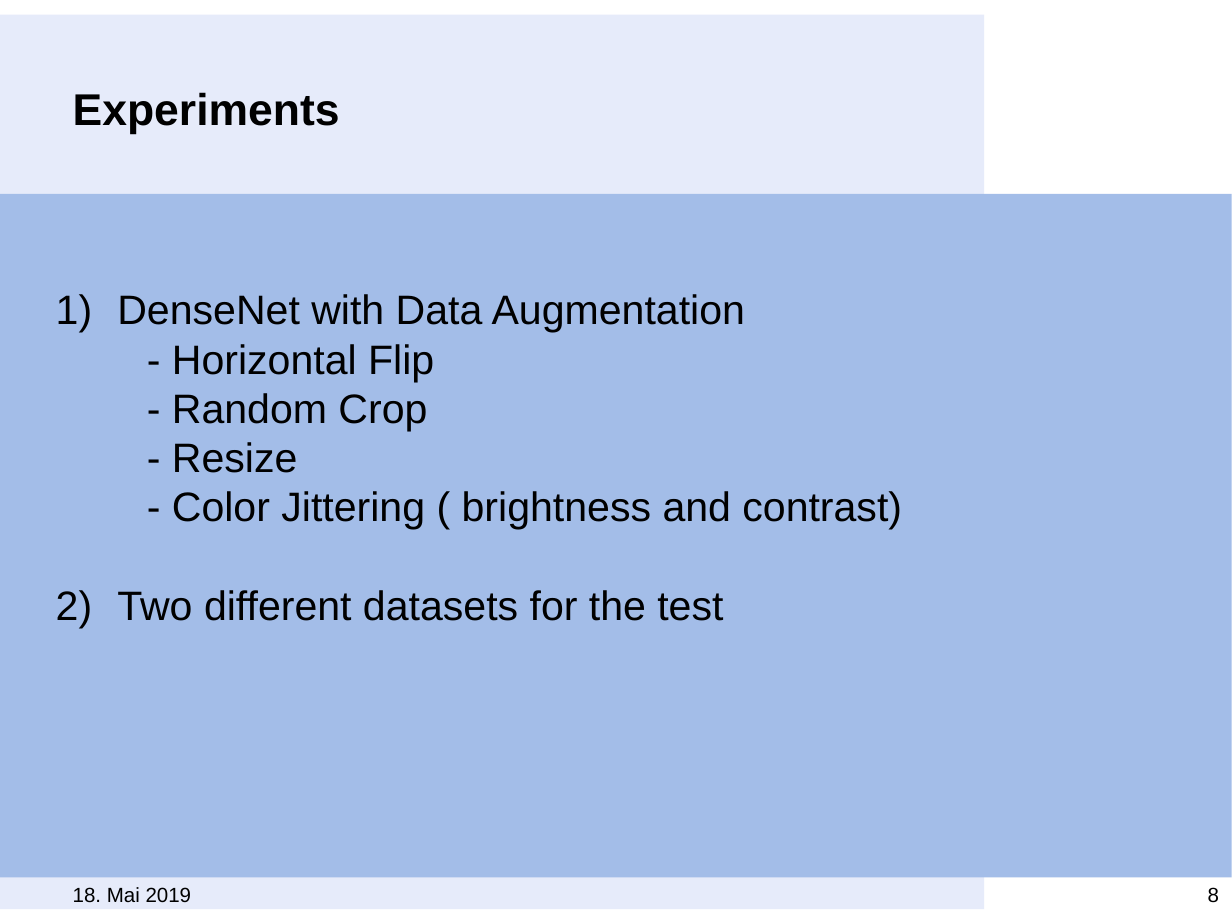
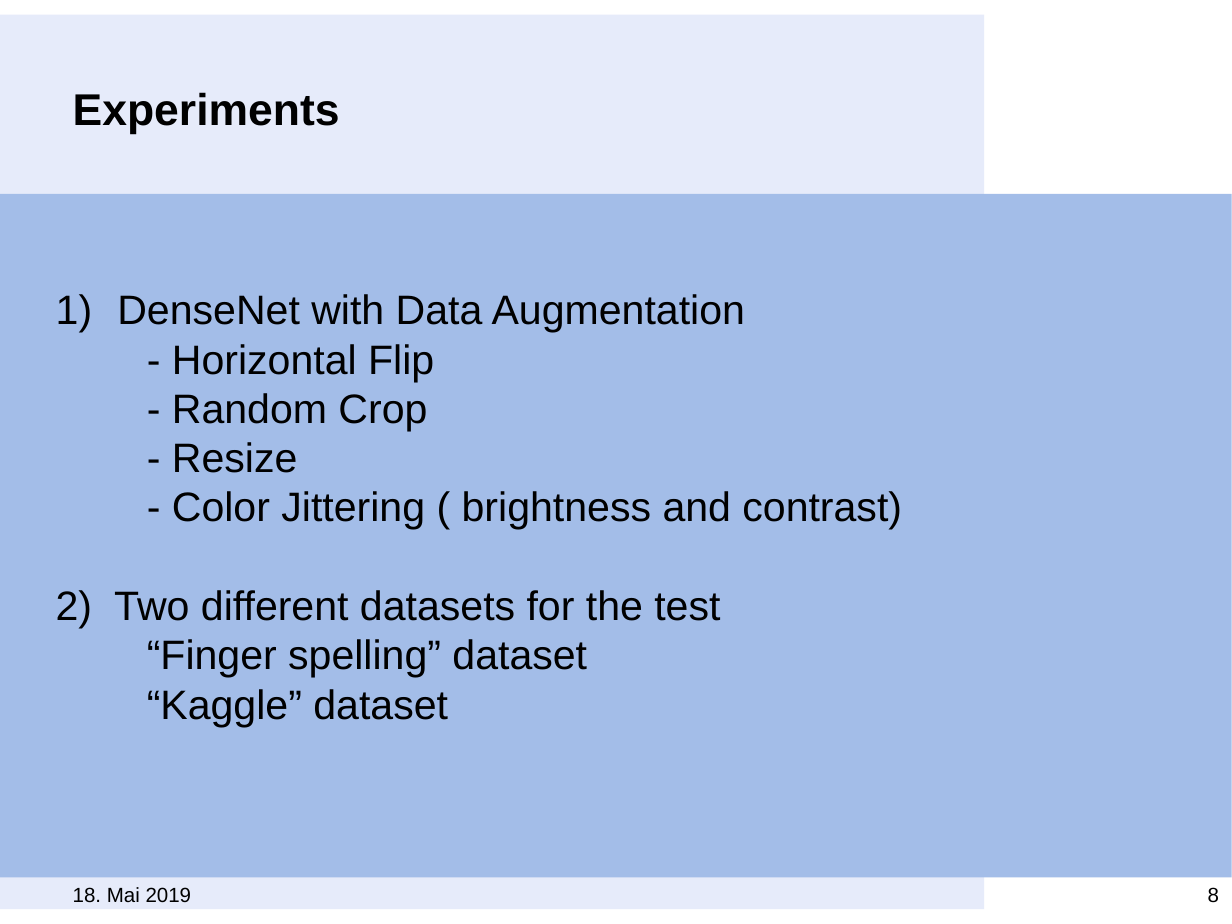
Before and after one commit to MeiLing90/ATML19_Group3A, a slide deck: slide 8 of ATML_presentation.pptx. Drawn at 1232x924 pixels with LibreOffice and Linux fonts; fonts in the diff are those of the drawing; background and template pictures are left out. Boxes give left, top, right and bottom in pixels: in the first picture for what was removed or moved away, otherwise in the second. Text is boxed around its words. In the diff, an @@ line names an element or a change of style, - is before the commit and + after.

Commit message:
added some changes to presentation

```diff
--- a/ATML_presentation.pptx
+++ b/ATML_presentation.pptx
@@ text at (56,590,720,727): text changed @@
-1) Two different datasets for the test
+2) Two different datasets for the test
+“Finger spelling” dataset
+“Kaggle” dataset
```
